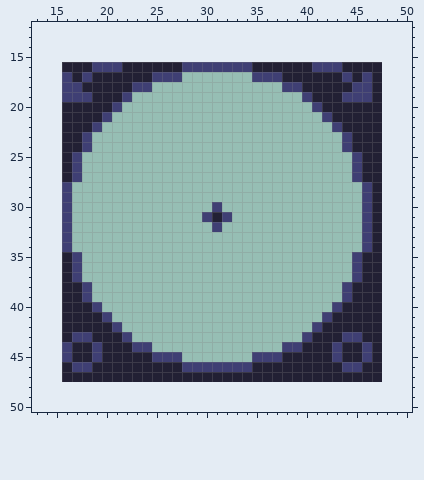
A pixel-art sprite gets an edit: src/assets/images/mastaimer_bg.png. Above, as it was before the edit.
The file is 32x32 pixels. Shown: x 13..50, y 12..50. The old version is drawn lined up with the new one, on the new canvas.
After the commit:
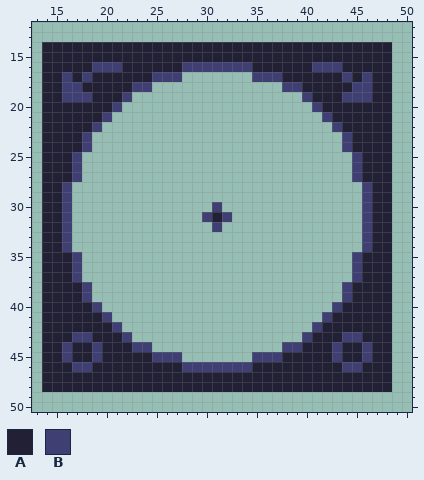
Palette (. is transparent): A #222034  B #3f3f74
The author wrote: tweaked MastAimer graphics
From old to new:
canvas 32x32 -> 64x64, the old top-left corner now at 16,16
y 14..15: x 14..48 ................................... -> AAAAAAAAAAAAAAAAAAAAAAAAAAAAAAAAAAA
y 16..47: x 14..15 .. -> AA; x 48 . -> A
y 48: x 14..48 ................................... -> AAAAAAAAAAAAAAAAAAAAAAAAAAAAAAAAAAA
Pixel boxes of the changes (left, top, right, bottom) in both pictures:
added: (42, 42, 392, 392)
